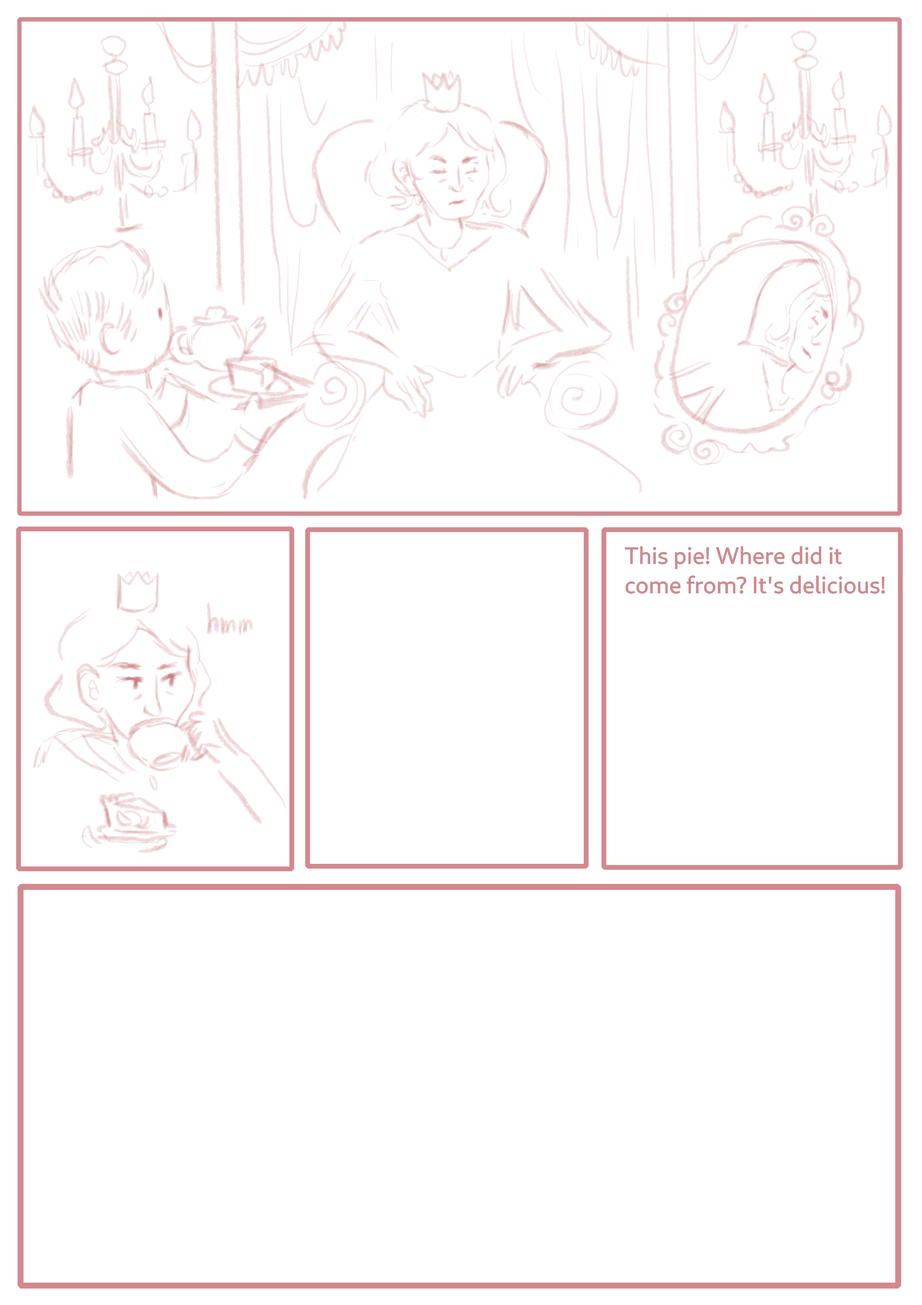
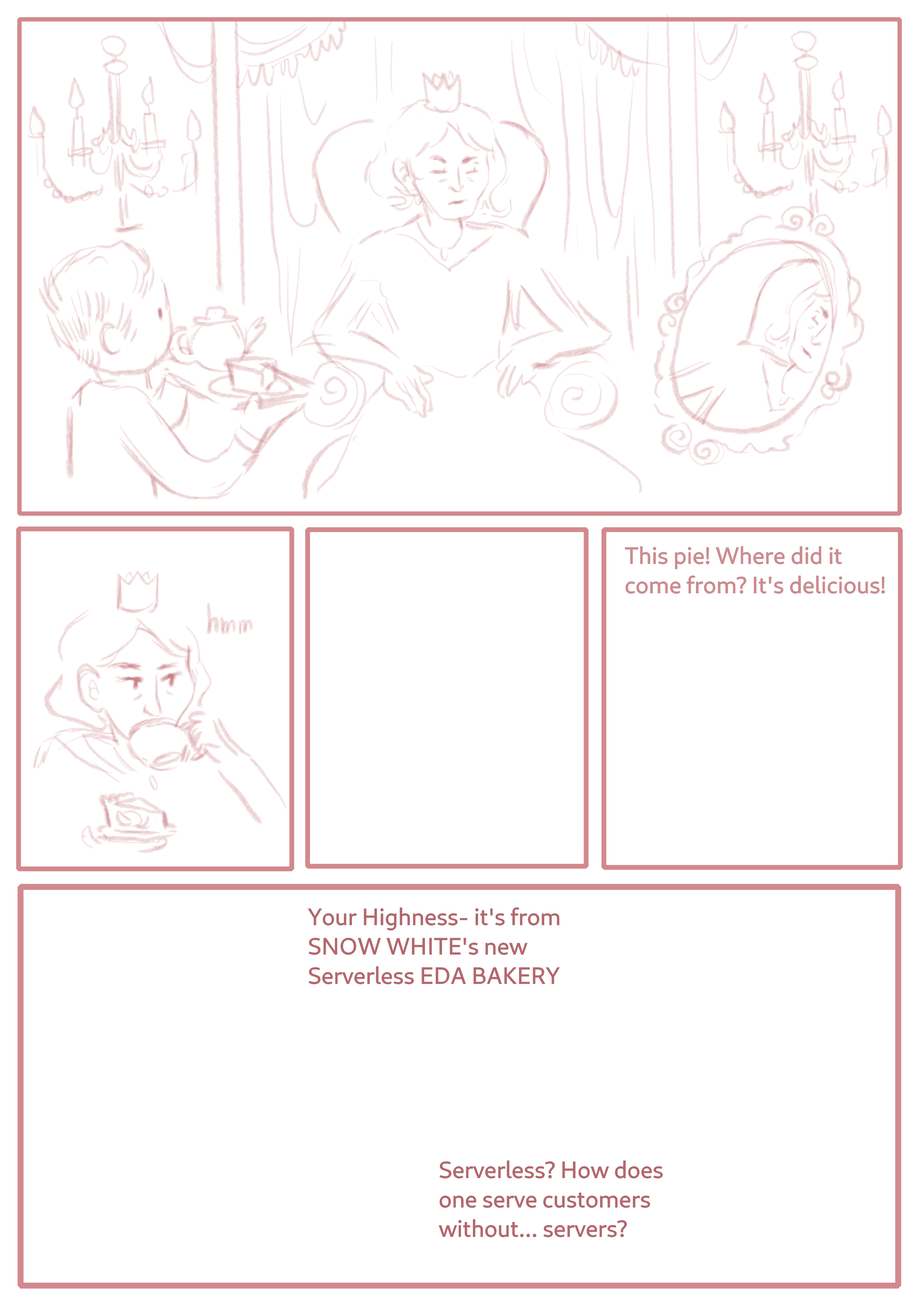
Layered file, before and after one edit (922×1305). Changes by layer:
pixels changed over [307, 907, 664, 1237] (layer not identified)
